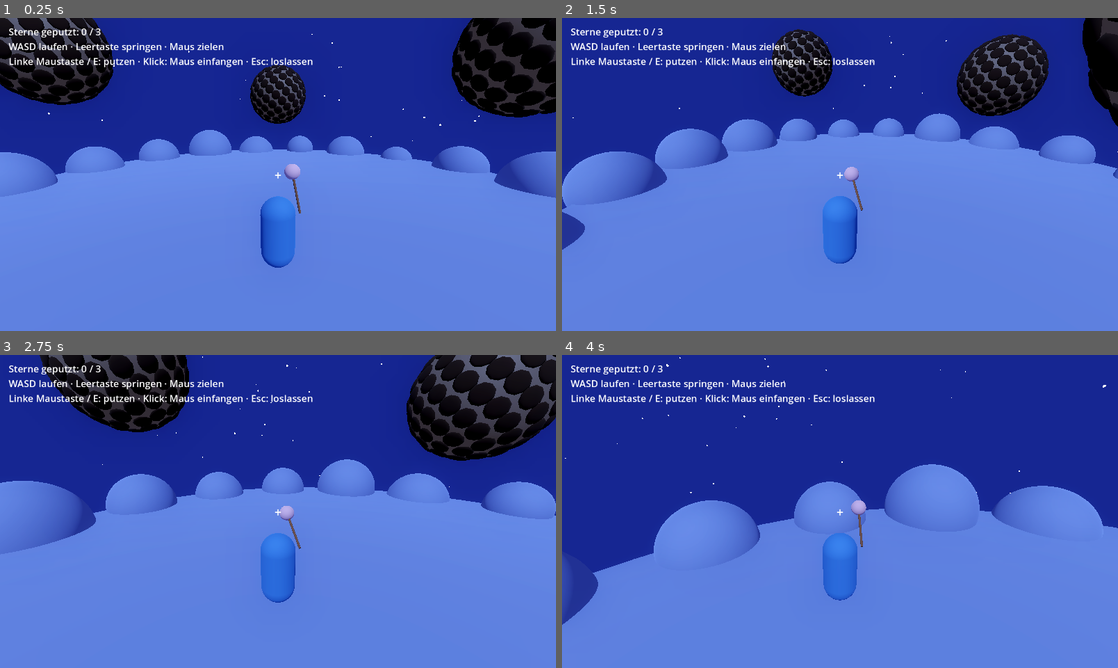
Above: before the commit, frames 1-4 (two rows, left to right).
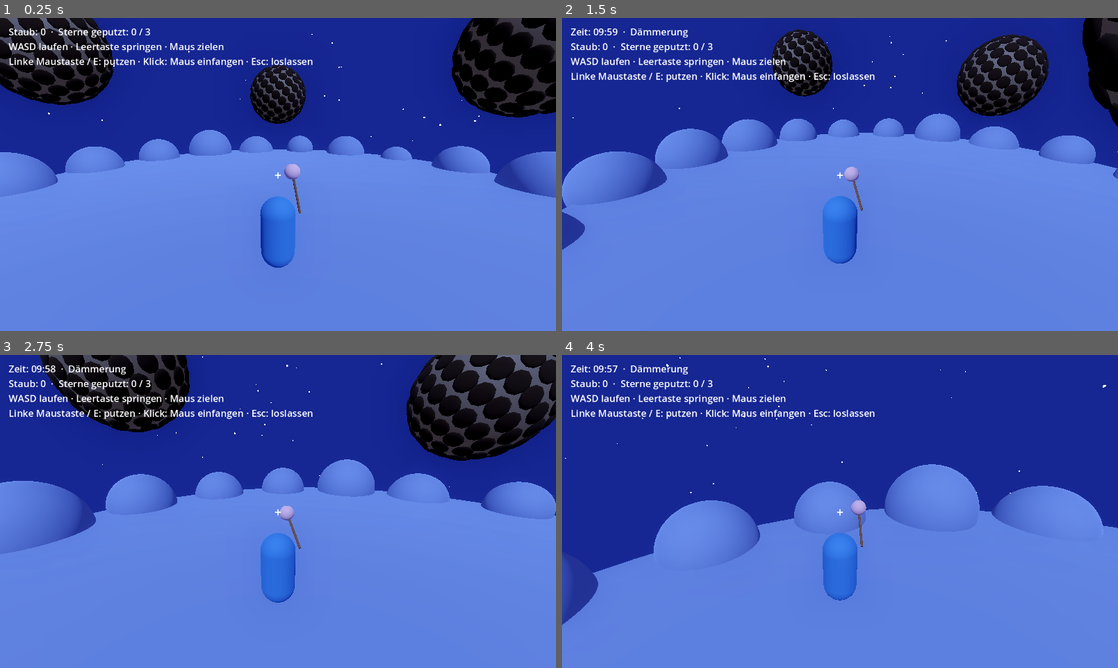
Above: after the commit, the same moments.

Repository: ClaudeAIDriven/sternenhausmeister
Game: Godot game, scene res://main.tscn
Two runs of this game, one before a commit and one after it. Both use one fixed random seed, a clock stepped at 60 frames per second and the inputs below.
Inputs (mouse positions are in pixels of both pictures, inside the frame that each line leads up to):
- Up to frame 1 (0.25 s): no input
- Up to frame 2 (1.5 s): tap Enter at 0.5 s; move the mouse to (962, 158) at 0.52 s; press the mouse at (962, 158) at 0.53 s; hold D (move_right) 0.53-1.28 s; tap Space (jump) at 0.77 s; move the mouse to (812, 174) at 1.27 s; release the mouse at (812, 174) at 1.28 s; hold W (move_forward) from 1.28 s (still down); click (812, 174) at 1.35 s
- Up to frame 3 (2.75 s): keep holding W (move_forward); tap Space (jump) at 1.52 s; move the mouse to (289, 505) at 2.02 s; press the mouse at (289, 505) at 2.03 s; tap E at 2.1 s
- Up to frame 4 (4 s): keep holding W (move_forward); move the mouse to (834, 517) at 2.77 s; release the mouse at (834, 517) at 2.78 s; click (834, 517) at 2.85 s; tap Space (jump) at 3.02, 3.77 s; move the mouse to (878, 514) at 3.52 s; press the mouse at (878, 514) at 3.53 s

The runs differ from the first frame. In frame 1, 0.6% of the frame differs, in the area x 3-55%, y 3-16%; in frame 2, 2.1%; in frame 3, 2.1%, in the area x 1-57%, y 3-21%; in frame 4, 2.1%.

Commit message:
U-02: HUD mit Zeit, Phase, Staub, Sternen und Spielerliste

Diff:
--- a/TASKS/tasks.json
+++ b/TASKS/tasks.json
@@ -605,7 +605,7 @@
    "C-02"
   ],
   "size": "S",
-  "status": "open",
+  "status": "done",
   "goal": "Moderne Anzeige statt Debug-Label.",
   "files": [
    "hud.gd"
--- a/hud.gd
+++ b/hud.gd
@@ -1,8 +1,15 @@
 class_name Hud
 extends CanvasLayer
-## Einfache Anzeige: Fortschritt, Steuerungshinweis, Fadenkreuz. (Wird später durch U-02 ersetzt.)
+## Anzeige: Staub, Nachtzeit und -phase, geputzte Sterne, Spielerliste (online), Steuerungshinweis.
+
+const PHASE_NAMES := ["Dämmerung", "Mitternacht", "Morgenrot", "Ende"]
 
 var _label: Label
+var _night: Night
+var _cleaned := 0
+var _total := 0
+var _extra := ""
+var _since_refresh := 0.0
 
 
 func _ready() -> void:
@@ -16,12 +23,49 @@
 	cross.set_anchors_preset(Control.PRESET_CENTER)
 	cross.position = Vector2(-8, -18)
 	add_child(cross)
+	GameState.dust_changed.connect(func(_a): refresh())
+	GameState.phase_changed.connect(func(_p): refresh())
+	NetworkManager.players_changed.connect(refresh)
+	refresh()
+
+
+func bind_night(n: Night) -> void:
+	_night = n
 
 
 func show_status(cleaned: int, total: int, extra: String = "") -> void:
-	var lines := "Sterne geputzt: %d / %d\n" % [cleaned, total]
+	_cleaned = cleaned
+	_total = total
+	_extra = extra
+	refresh()
+
+
+func text() -> String:
+	return _label.text if _label else ""
+
+
+func _process(delta: float) -> void:
+	_since_refresh += delta
+	if _since_refresh >= 0.25:
+		_since_refresh = 0.0
+		refresh()
+
+
+func refresh() -> void:
+	if _label == null:
+		return
+	var lines := ""
+	if _night != null:
+		var secs := int(ceil(_night.time_left()))
+		lines += "Zeit: %02d:%02d  ·  %s\n" % [secs / 60, secs % 60, PHASE_NAMES[GameState.night_state]]
+	lines += "Staub: %d  ·  Sterne geputzt: %d / %d\n" % [GameState.dust, _cleaned, _total]
+	if NetworkManager.is_online():
+		var names: Array[String] = []
+		for id in NetworkManager.players:
+			names.append(str(NetworkManager.players[id].get("name", id)))
+		lines += "Spieler (%d): %s\n" % [names.size(), ", ".join(names)]
 	lines += "WASD laufen · Leertaste springen · Maus zielen\n"
 	lines += "Linke Maustaste / E: putzen · Klick: Maus einfangen · Esc: loslassen"
-	if extra != "":
-		lines += "\n\n" + extra
+	if _extra != "":
+		lines += "\n\n" + _extra
 	_label.text = lines
--- a/main.gd
+++ b/main.gd
@@ -34,6 +34,7 @@
 	night = Night.new()
 	add_child(night)
 	night.start()   # G-01: Nacht mit sanftem Zeitlimit (Standard 10 Minuten)
+	hud.bind_night(night)
 	if "--selftest" in OS.get_cmdline_user_args():
 		call_deferred("_selftest")
 
--- /dev/null
+++ b/tests/test_hud.gd
@@ -0,0 +1,25 @@
+extends SceneTree
+## Test U-02: HUD zeigt Staub, Phase und Zeit. Start im ersten Frame (Autoloads im Baum).
+var done := false
+
+func _process(_d: float) -> bool:
+	if done:
+		return false
+	done = true
+	var gs = root.get_node("GameState")
+	var night = load("res://night.gd").new()
+	root.add_child(night)
+	var hud = load("res://hud.gd").new()
+	root.add_child(hud)
+	night.start(125.0)
+	hud.bind_night(night)
+	hud.show_status(1, 3)
+	gs.add_dust(7)
+	var t: String = hud.text()
+	var ok: bool = t.contains("Staub: 7") and t.contains("Sterne geputzt: 1 / 3") and t.contains("02:05") and t.contains("Dämmerung")
+	night.tick(40.0)   # 32 %: Mitternacht
+	hud.refresh()
+	ok = ok and hud.text().contains("Mitternacht") and hud.text().contains("01:25")
+	print("TEST_HUD OK" if ok else "TEST_HUD FAIL\n" + hud.text())
+	quit(0 if ok else 1)
+	return false
Not shown, changed: PLAN.md
Not shown, changed: TASKS/INDEX.md
Not shown, changed: TASKS/U-02.md
